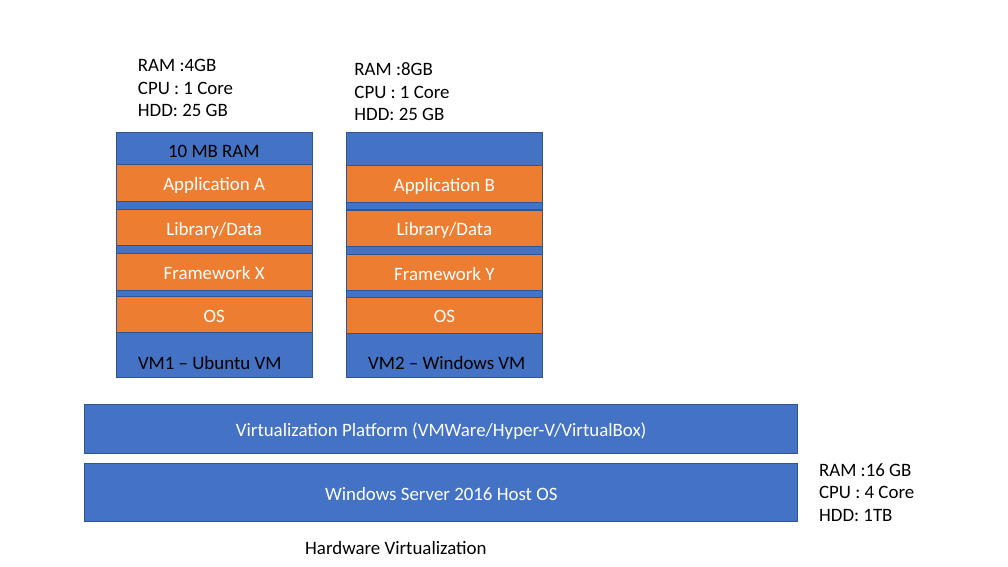
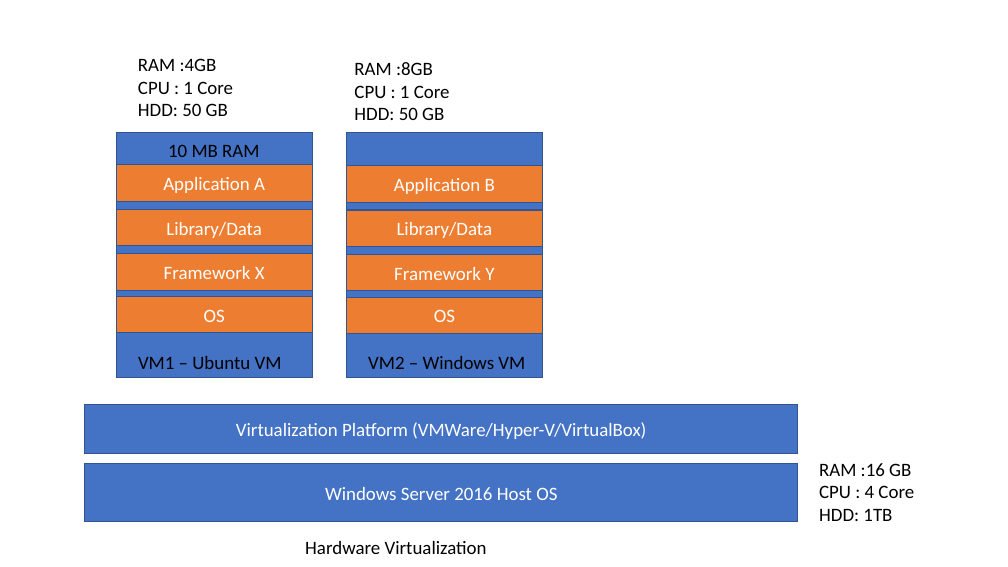
Before and after one commit to sonusathyadas/Microservices-Training-Materials, a slide deck: slide 2 of Docker.pptx. Drawn at 1008x567 pixels with LibreOffice and Linux fonts; fonts in the diff are those of the drawing. Boxes give left, top, right and bottom in pixels: in the first picture for what was removed or moved away, otherwise in the second. Text is boxed around its words. In the diff, an @@ line names an element or a change of style, - is before the commit and + after.

```diff
--- a/Docker.pptx
+++ b/Docker.pptx
@@ text at (138, 103, 228, 116): text changed @@
-HDD: 25 GB
+HDD: 50 GB
@@ text at (354, 107, 444, 120): text changed @@
-HDD: 25 GB
+HDD: 50 GB
```
Also in this commit, not shown: 1 other slide changed, 1 slide added, 2 other files.
